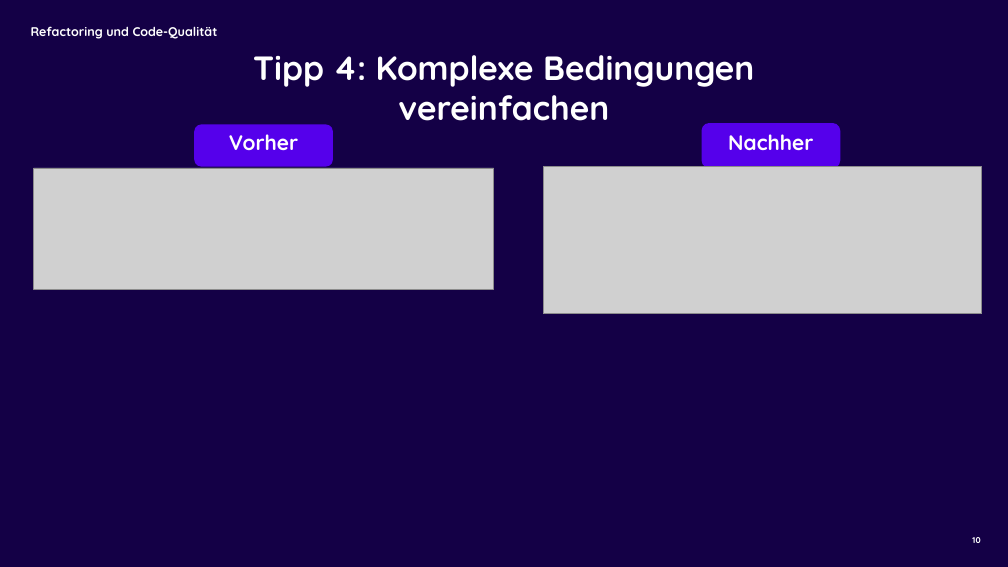
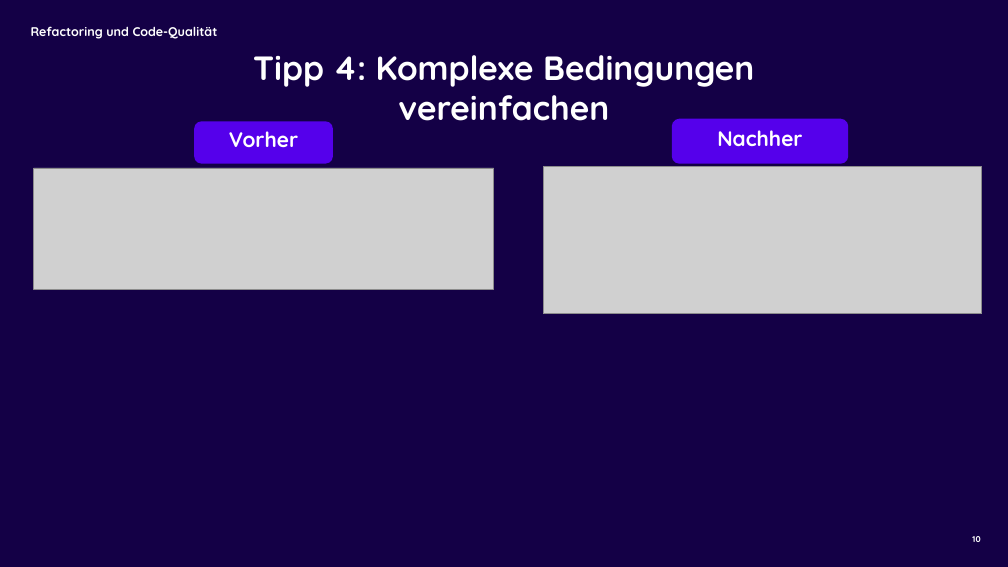
Before and after one commit to stackfuel/Python_Live_Sessions, a slide deck: slide 10 of basics/8_refactoring/Refactoring_Code_Qualität_LS8_PYB.pptx. Drawn at 1008x567 pixels with LibreOffice and Linux fonts; fonts in the diff are those of the drawing; grey boxes stand for pictures; background and template pictures are left out. Boxes give left, top, right and bottom in pixels: in the first picture for what was removed or moved away, otherwise in the second. Text is boxed around its words. In the diff, an @@ line names an element or a change of style, - is before the commit and + after.

```diff
--- a/basics/8_refactoring/Refactoring_Code_Qualität_LS8_PYB.pptx
+++ b/basics/8_refactoring/Refactoring_Code_Qualität_LS8_PYB.pptx
@@ text "Tipp 4: Komplexe Bedingungen vereinfachen" at box(253, 55, 754, 121): more space between paragraphs @@
@@ rounded rectangle "Nachher" at box(672, 119, 848, 163): proportions changed @@
@@ rounded rectangle "Nachher": place and size @@
-rounded rectangle "Nachher" at box(702, 123, 840, 168)
+rounded rectangle "Nachher" at box(672, 119, 848, 163)
@@ rounded rectangle "Vorher" at box(194, 122, 333, 164): proportions changed @@
```
Also in this commit, not shown: 12 other slides changed, 1 other file.
